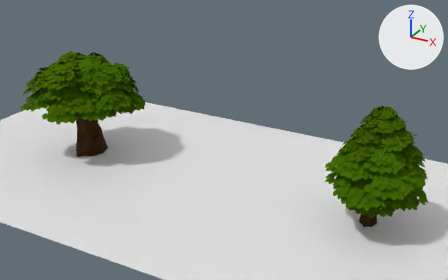
An edit to the Blender file src/img/Trees_01.blend, drawn before and after from the same camera.
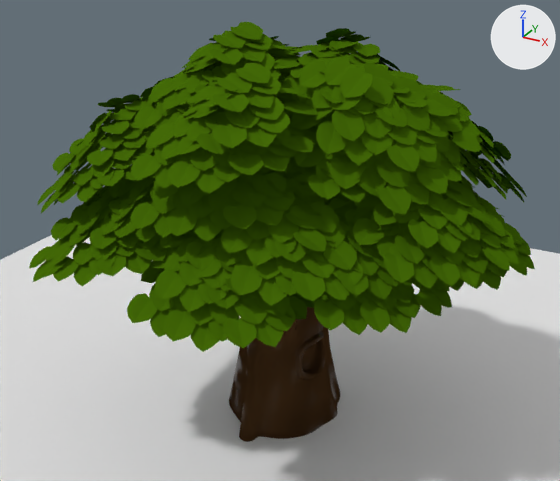
There are two pictures of each version: one whole from a 50 mm camera at (13.78, -15.23, 9.16) aimed at (5.34, 0.11, 1.5), one close up from a 50 mm camera at (3.01, -5.51, 4.52) aimed at (0.15, -0.31, 1.92). Arrows for +X, +Y and +Z are at upper right; the lights stay in place.
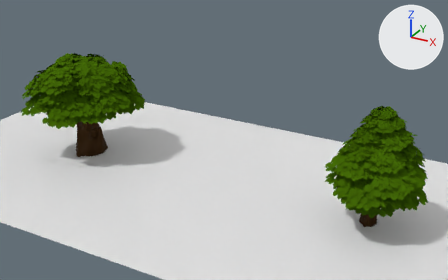
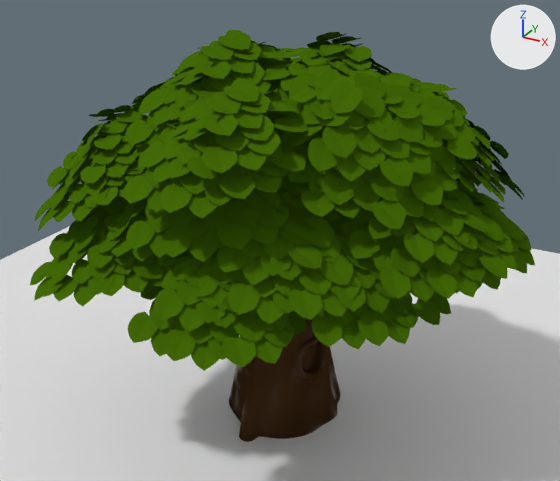
ob_01_empty is not drawn itself; it is the parent of ob_plane_028, ob_plane_027, ob_plane_022, ob_plane_020, ob_plane_013, ob_plane_009, ob_plane_002, ob_plane_021.

Where the change shows, as pixel boxes [x1, y1, x2, y2] in the close-ups (560 x 481 px):
'Plane.033', turned
    before: [282, 54, 481, 214]
    after: [271, 58, 477, 229]
'Plane.031', turned
    before: [131, 63, 319, 194]
    after: [123, 79, 312, 218]
'Plane.001', turned
    before: [127, 229, 314, 352]
    after: [127, 254, 313, 371]
'Plane.014', turned
    before: [191, 170, 366, 306]
    after: [189, 188, 365, 324]
'Plane.013', turned
    before: [344, 180, 519, 289]
    after: [340, 188, 517, 302]
'Plane.023', turned
    before: [130, 147, 306, 242]
    after: [126, 153, 300, 262]
'Plane.002', turned
    before: [306, 197, 452, 335]
    after: [303, 211, 451, 349]
'Plane.004', turned
    before: [29, 184, 170, 286]
    after: [30, 185, 165, 306]
'Plane.032', turned
    before: [134, 22, 301, 132]
    after: [125, 30, 292, 154]
'Plane.021', turned
    before: [37, 93, 157, 214]
    after: [34, 104, 148, 231]
'Plane.029', turned
    before: [273, 28, 400, 115]
    after: [263, 32, 393, 130]
'Plane.027', turned
    before: [426, 85, 527, 202]
    after: [411, 82, 525, 203]
'Plane.016', turned
    before: [98, 175, 157, 242]
    after: [99, 195, 153, 261]
'Plane.024', turned
    before: [284, 109, 389, 203]
    after: [279, 126, 383, 218]
'Plane.012', turned
    before: [449, 175, 535, 291]
    after: [455, 178, 535, 294]
'Plane.018', turned
    before: [268, 156, 364, 209]
    after: [229, 173, 342, 219]
'Plane.025', turned
    before: [140, 55, 274, 106]
    after: [131, 40, 277, 107]
'Plane.006', turned
    before: [171, 229, 224, 241]
    after: [168, 221, 234, 259]
'Plane.019', turned
    before: [143, 83, 224, 145]
    after: [135, 78, 204, 160]
'Plane.028', turned
    before: [451, 136, 469, 183]
    after: [411, 78, 465, 182]

The change, as a diff of the scene's bpy script:
```diff
--- a/src/img/Trees_01.blend.py
+++ b/src/img/Trees_01.blend.py
@@ ob_01_empty @@
 ob_01_empty.location = (0.0, 0.0, 1.615)
-ob_01_empty.rotation_euler = (-0.0349, 0.0, 0.0)  # degrees (-2, 0, 0)
+ob_01_empty.rotation_euler = (0.0524, 0.0, 0.0)  # degrees (3, 0, 0)
```
